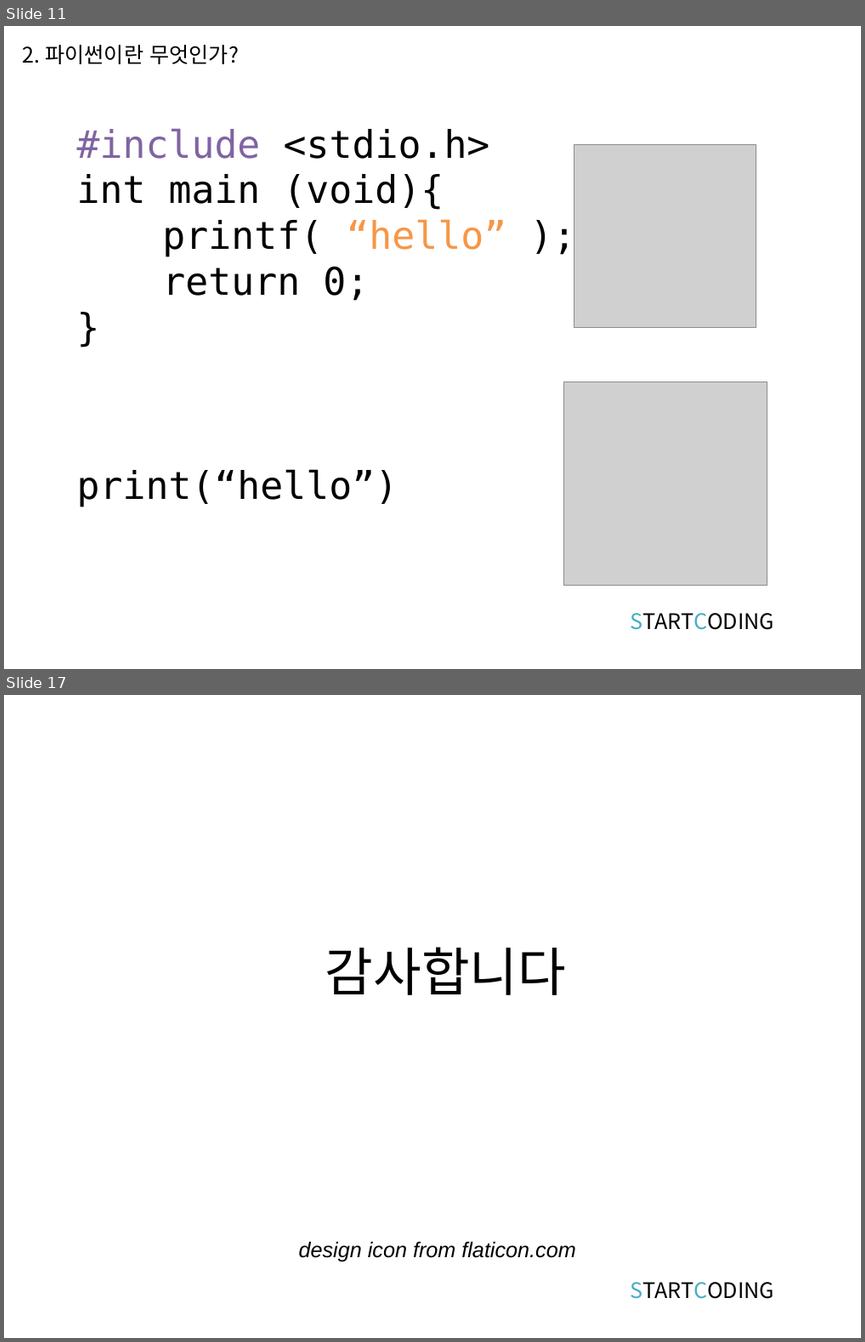
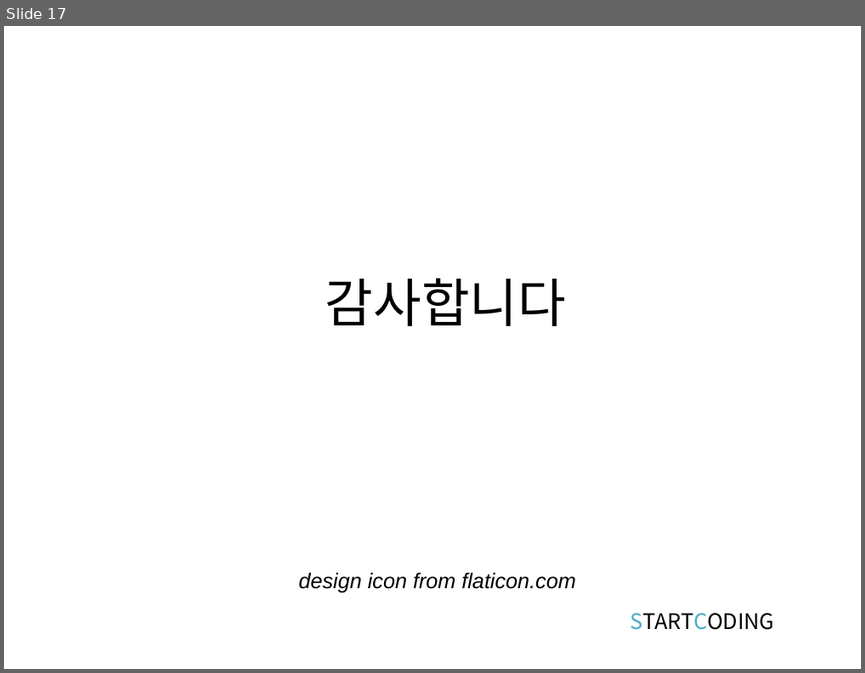
Before and after one commit to kwonkijun/python, a slide deck: 파이썬기초(PPT)/파이썬 기초 3강_연산과 연산자.pptx. Shown one above the other, each under a label of ours: slides 11 and 17 before the commit, slide 17 after it; the slides between them are not shown. The pictures are 865x1342 and 865x673 pixels, drawn with LibreOffice and Linux fonts; fonts in the diff are those of the drawing; grey boxes stand for pictures. Boxes give left, top, right and bottom in pixels: in the first picture for what was removed or moved away, otherwise in the second. Text is boxed around its words. In the diff, an @@ line names an element or a change of style, - is before the commit and + after.

```diff
--- a/파이썬기초(PPT)/파이썬 기초 3강_연산과 연산자.pptx
+++ b/파이썬기초(PPT)/파이썬 기초 3강_연산과 연산자.pptx
@@ slide 11 removed at (4,26,861,669), background #FFFFFF @@
@@ text removed at (23,45,239,64) @@
-2. 파이썬이란 무엇인가?
@@ title removed at (77,128,507,301) @@
-#include <stdio.h>
-int main (void){
-printf( “hello” );
-return 0;
-}
@@ picture removed at (574,145,756,328) @@
@@ picture removed at (563,382,766,585) @@
@@ text removed at (77,469,398,507) @@
-print(“hello”)
@@ text removed at (630,612,774,630) @@
-STARTCODING
```
Also in this commit, not shown: 2 slides changed, 14 slides added, 13 other slides removed, 9 other files.
